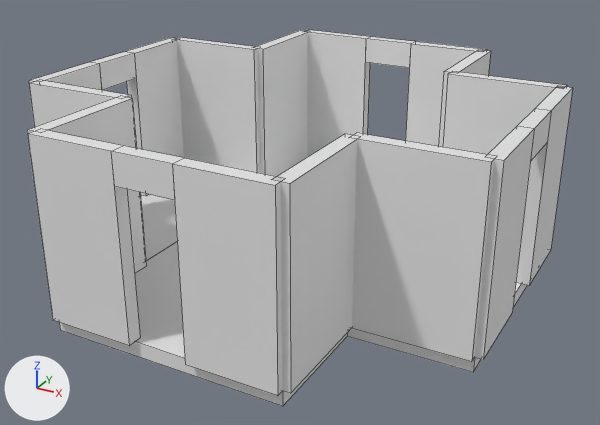
The FBX model mansion_corridor_cross.fbx: old version first, new version second.
Rendered twice from a 50 mm lens placed at (1.66, -3.0, 1.72), pointed at (0.05, -0.06, 0.26). The lights are fixed; the arrows at lower left show +X, +Y and +Z. Mesh edges are drawn as thin lines. Where no turn or scale is listed for an object, it has been applied to the vertices.

Objects in the first picture: 'floor_1', 'gate_1', 'gate_2', 'gate_3', 'gate_4', 'wall_1', 'wall_3', 'wall_4', 'wall_5', 'wall_6', 'wall_7', 'wall_8'.
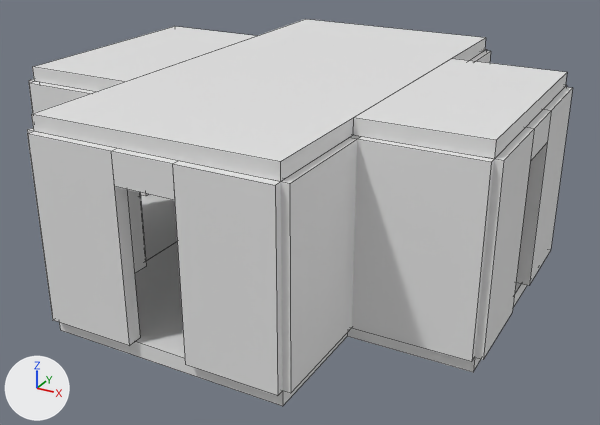
Location of each change, (x1, y1, x2, y2) in pixels of the pictures (600 x 425 px):
```json
{"object": "ceiling_1", "change": "added", "after": [31, 19, 567, 182]}
{"object": "gate_1", "change": "unchanged, covered by the edit", "before": [303, 30, 487, 157]}
{"object": "wall_7", "change": "unchanged, covered by the edit", "before": [177, 37, 260, 173]}
{"object": "gate_3", "change": "unchanged, covered by the edit", "before": [29, 38, 184, 196], "after": [29, 79, 149, 196]}
{"object": "wall_3", "change": "unchanged, covered by the edit", "before": [255, 30, 308, 177]}
```

Scene script edits in JSON lines:
```json
{"op": "add", "block": "ob_ceiling_1", "code": ["ob_ceiling_1 = bpy.data.objects.new('ceiling_1', me_floor_1.copy())  # the mesh of ob_floor_1", "ob_ceiling_1.location = (-0.75, 0.0, 0.812)"]}
```
